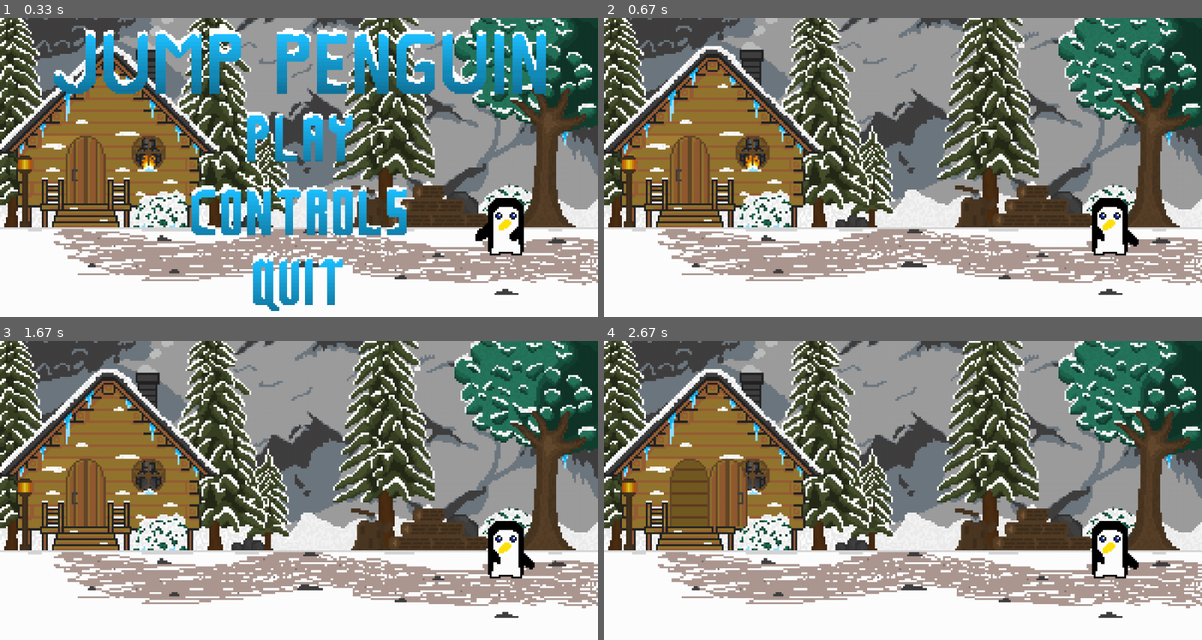
Above: before the commit, frames 1-4 (two rows, left to right).
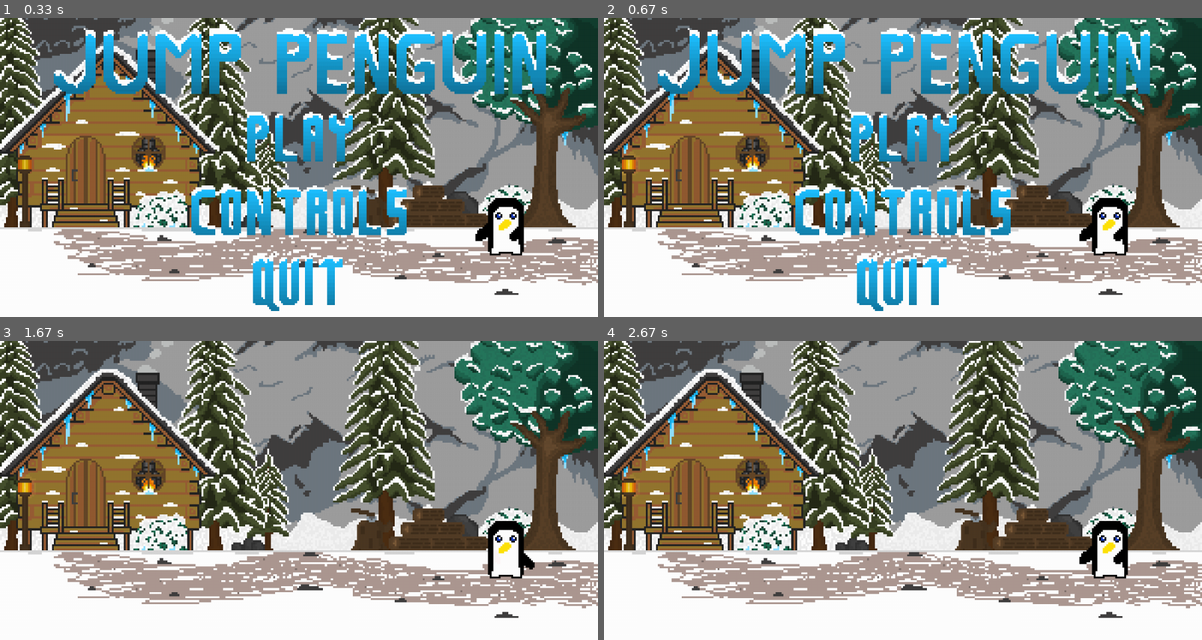
Above: after the commit, the same moments.

Repository: FrederikSperling/Jump-Penguin
Game: pygame game, started from Main.py
Two runs of this game, one before a commit and one after it. Both use one fixed random seed, a clock stepped at 60 frames per second and the inputs below.
Inputs (mouse positions are in pixels of both pictures, inside the frame that each line leads up to):
- Up to frame 1 (0.33 s): no input
- Up to frame 2 (0.67 s): click (903, 137) at 0.43 s
- Up to frame 3 (1.67 s): no input
- Up to frame 4 (2.67 s): no input

Frame 1 is identical in both runs. In frame 2, 16% of the frame differs, in the area x 3-92%, y 2-98%; in frame 3, 0.2%; in frame 4, 2.2%.

Commit message:
Har fjernet billederne fra funktionerne fordi det fik pygame.time.Clock() til at lagge forfærdelig meget

Diff:
--- a/Main.py
+++ b/Main.py
@@ -32,9 +32,30 @@
 image14 = pygame.image.load('resources\images\deadpip3.png')
 image15 = pygame.image.load('resources\images\deadpip4.png')
 image16 = pygame.image.load('resources\images\deadpip5.png')
-
+menuBG = [pygame.image.load('menu\BGAnimation\MainMenu1.png'),
+                  pygame.image.load('menu\BGAnimation\MainMenu2.png'),
+                  pygame.image.load('menu\BGAnimation\MainMenu3.png'),
+                  pygame.image.load('menu\BGAnimation\MainMenu4.png'),
+                  pygame.image.load('menu\BGAnimation\MainMenu5.png'),
+                  pygame.image.load('startScene\MainMenu6.png')]
+
+Door1 = pygame.image.load('menu\DoorAnimation\Door1.png')
+Door2 = pygame.image.load('menu\DoorAnimation\Door2.png')
+Door3 = pygame.image.load('menu\DoorAnimation\Door3.png')
+menuBG2 = pygame.image.load('menu\MenuMountain.png')
+JumpPenguinText = pygame.image.load('menu\JumpPenguinText.png')
+PlayText = pygame.image.load('menu\PlayText.png')
+ControlsText = pygame.image.load('menu\ControlsText.png')
+QuitText = pygame.image.load('menu\QuitText.png')
+FlossingPingvinBilleder = [pygame.image.load('menu\FlossingPingvin\FlossingPingvin1.png'),
+                           pygame.image.load('menu\FlossingPingvin\FlossingPingvin2.png'),
+                           pygame.image.load('menu\FlossingPingvin\FlossingPingvin3.png'),
+                           pygame.image.load('menu\FlossingPingvin\FlossingPingvin4.png'),
+                           pygame.image.load('menu\FlossingPingvin\FlossingPingvin5.png'),
+                           pygame.image.load('menu\FlossingPingvin\FlossingPingvin6.png')]
 #Pygame mixer
 mixer.init()
+mixer.music.load('resources\soundEffects\Furnace.mp3')
 
 class Menu:
     def __init__(self, Repeats, AntalBilleder1, ImageNRAnimation, ImageNRFlossPingvin, SceneTid):
@@ -45,20 +66,11 @@
         self.Tid = SceneTid
 
     def animation(self):
-        menuBG = [pygame.image.load('menu\BGAnimation\MainMenu1.png'),
-                  pygame.image.load('menu\BGAnimation\MainMenu2.png'),
-                  pygame.image.load('menu\BGAnimation\MainMenu3.png'),
-                  pygame.image.load('menu\BGAnimation\MainMenu4.png'),
-                  pygame.image.load('menu\BGAnimation\MainMenu5.png'),
-                  pygame.image.load('startScene\MainMenu6.png')]
-
-        Door1 = pygame.image.load('menu\DoorAnimation\Door1.png')
-        Door2 = pygame.image.load('menu\DoorAnimation\Door2.png')
-        Door3 = pygame.image.load('menu\DoorAnimation\Door3.png')
+
         if PlayStart == True: #Animation for baggrunden i menuen og startscenen
-            mixer.music.load('resources\soundEffects\Furnace.mp3')
+
             if self.AntalBilleder1 < 30:
-                clock.tick(30)
+                clock.tick(5)
                 mixer.music.play()
                 if self.ImageNRAnimation > 4: #Resetter listen af billeder
                     self.ImageNRAnimation = 0
@@ -67,11 +79,11 @@
                 self.AntalBilleder1 += 1
                 win.blit(Door1, (0, 0))
             else:
-                self.Tid == -60
+                clock.tick(60)
                 win.blit(menuBG[5], (0, 0))
                 mixer.music.stop()
+                print(self.Tid)
                 self.Tid += 1
-                print(self.Tid)
                 if self.Tid <= 9:
                     win.blit(Door1, (0, 0))
                 if self.Tid >= 10 and self.Tid <= 20:
@@ -103,31 +115,24 @@
             self.ImageNRAnimation += 1
 
     def MountainBG(self):
-        menuBG2 = pygame.image.load('menu\MenuMountain.png')
         win.blit(menuBG2, (0, -150))
 
     def jumpPenguinText(self):
-        JumpPenguinText = pygame.image.load('menu\JumpPenguinText.png')
         win.blit(JumpPenguinText, (0, 0))
 
     def PlayText(self):
-        PlayText = pygame.image.load('menu\PlayText.png')
         win.blit(PlayText, (0, -50))
 
     def ControlsText(self):
-        ControlsText = pygame.image.load('menu\ControlsText.png')
         win.blit(ControlsText, (0, 70))
 
     def QuitText(self):
-        QuitText = pygame.image.load('menu\QuitText.png')
         win.blit(QuitText, (0, 190))
 
     def Door(self):
-        Door = pygame.image.load('startScene\Door.png')
-        win.blit(Door, (0, 0))
+        win.blit(Door1, (0, 0))
 
     def FlossingPingvin(self):
-        FlossingPingvinBilleder = [pygame.image.load('menu\FlossingPingvin\FlossingPingvin1.png'), pygame.image.load('menu\FlossingPingvin\FlossingPingvin2.png'), pygame.image.load('menu\FlossingPingvin\FlossingPingvin3.png'), pygame.image.load('menu\FlossingPingvin\FlossingPingvin4.png'), pygame.image.load('menu\FlossingPingvin\FlossingPingvin5.png'), pygame.image.load('menu\FlossingPingvin\FlossingPingvin6.png')]
         if self.ImageNRFlossPingvin > 5: #Resetter listen af billeder
             self.ImageNRFlossPingvin = 0
         win.blit(FlossingPingvinBilleder[self.ImageNRFlossPingvin], (750, 250))
